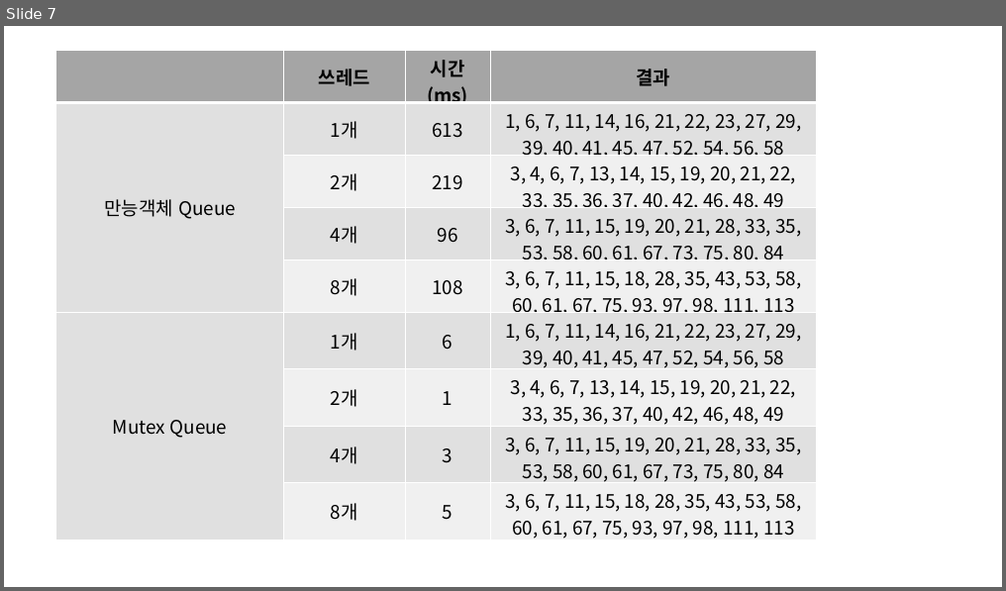
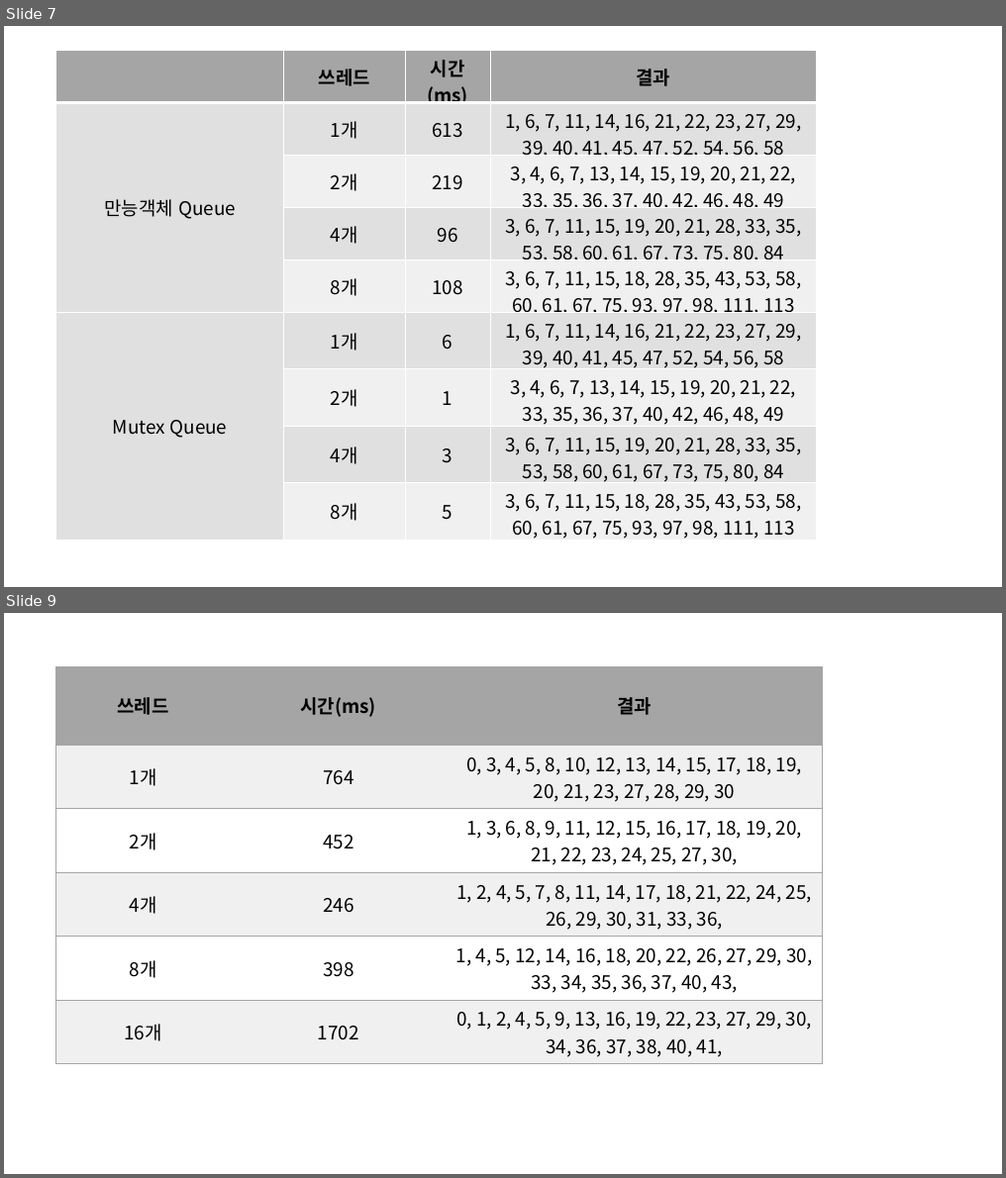
Before and after one commit to scoke0801/2021_Multicore, a slide deck: 표정리.pptx. Shown one above the other, each under a label of ours: slide 7 before the commit, slides 7 and 9 after it; the slides between them are not shown. The pictures are 1006x591 and 1006x1178 pixels, drawn with LibreOffice and Linux fonts; fonts in the diff are those of the drawing. Boxes give left, top, right and bottom in pixels: in the first picture for what was removed or moved away, otherwise in the second. Text is boxed around its words. In the diff, an @@ line names an element or a change of style, - is before the commit and + after.

```diff
--- a/표정리.pptx
+++ b/표정리.pptx
@@ slide 9 added at (x1=4, y1=613, x2=1002, y2=1174), background #FFFFFF @@
@@ table added at (x1=56, y1=666, x2=823, y2=1064), 6 rows, 3 columns @@
+쓰레드 | 시간(ms) | 결과
+1개 | 764 | 0, 3, 4, 5, 8, 10, 12, 13, 14, 15, 17, 18, 19, 20, 21, 23, 27, 28, 29, 30
+2개 | 452 | 1, 3, 6, 8, 9, 11, 12, 15, 16, 17, 18, 19, 20, 21, 22, 23, 24, 25, 27, 30,
+4개 | 246 | 1, 2, 4, 5, 7, 8, 11, 14, 17, 18, 21, 22, 24, 25, 26, 29, 30, 31, 33, 36,
+8개 | 398 | 1, 4, 5, 12, 14, 16, 18, 20, 22, 26, 27, 29, 30, 33, 34, 35, 36, 37, 40, 43,
+16개 | 1702 | 0, 1, 2, 4, 5, 9, 13, 16, 19, 22, 23, 27, 29, 30, 34, 36, 37, 38, 40, 41,
```
Also in this commit, not shown: 1 slide changed, 1 other slide added, 10 other files.
